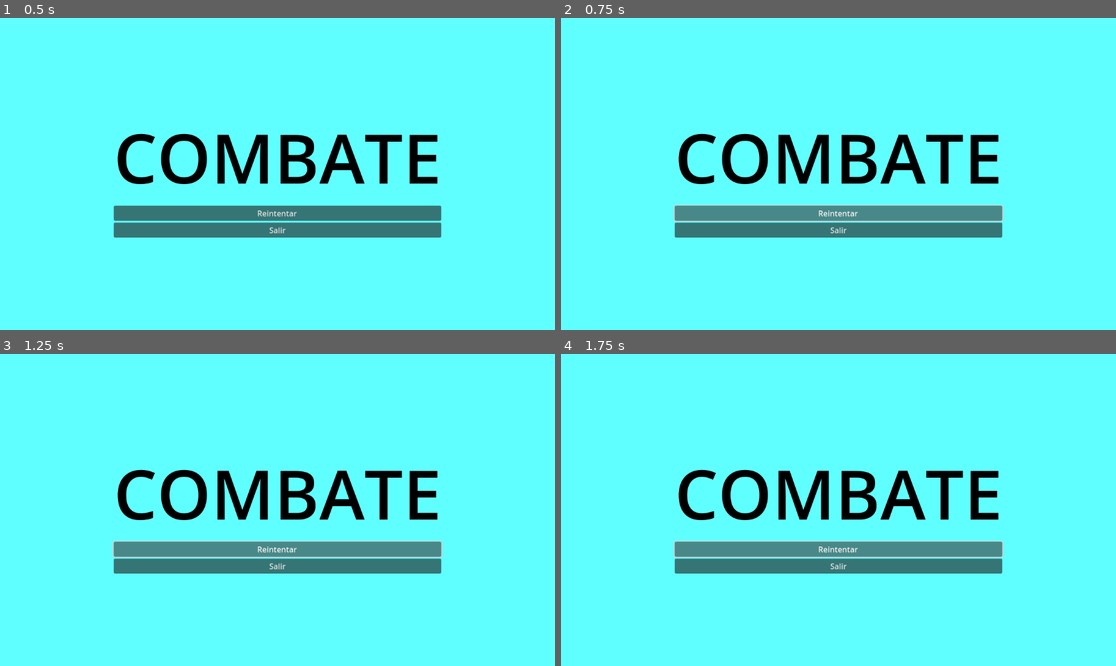
Above: before the commit, frames 1-4 (two rows, left to right).
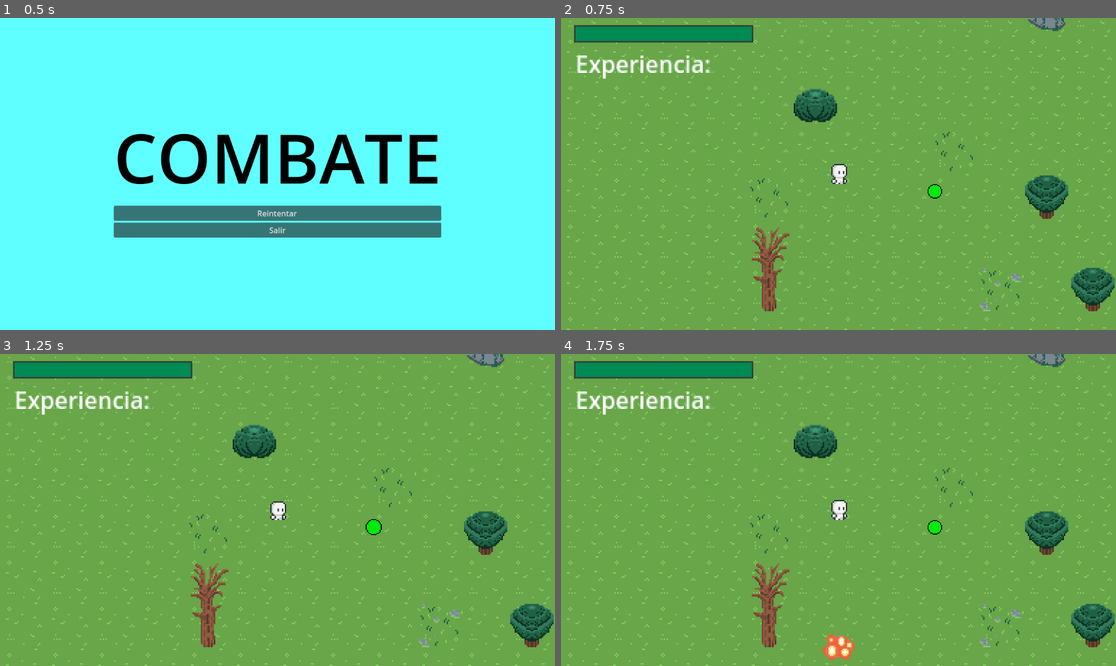
Above: after the commit, the same moments.

Repository: kelvinocampo/GD_TESTS
Game: Godot game, scene res://scenes/GameOver.tscn
Two runs of this game, one before a commit and one after it. Both use one fixed random seed, a clock stepped at 60 frames per second and the inputs below. This scene is started directly instead of the project's main scene.
Inputs (mouse positions are in pixels of both pictures, inside the frame that each line leads up to):
- Up to frame 1 (0.5 s): no input
- Up to frame 2 (0.75 s): click "Reintentar" at 0.5 s
- Up to frame 3 (1.25 s): no input
- Up to frame 4 (1.75 s): click (838, 550) at 1.25 s, where only the run before the commit has a clickable "Reintentar"

Frame 1 is identical in both runs. In frame 2, 100% of the frame differs, in the area x 0-100%, y 0-100%; in frame 3, 100%; in frame 4, 100%.

Commit message:
basic finish of combat test

Diff:
--- a/COMBAT/scenes/GameOver.tscn
+++ b/COMBAT/scenes/GameOver.tscn
@@ -3,6 +3,7 @@
 [ext_resource type="Script" uid="uid://oxixsxn6aa8s" path="res://scripts/game_over.gd" id="1_6bcno"]
 
 [node name="Interfaz" type="CanvasLayer"]
+process_mode = 3
 script = ExtResource("1_6bcno")
 
 [node name="Fondo" type="ColorRect" parent="."]
@@ -11,6 +12,7 @@
 anchor_bottom = 1.0
 grow_horizontal = 2
 grow_vertical = 2
+mouse_filter = 2
 color = Color(0.3764706, 1, 1, 1)
 
 [node name="VBoxContainer" type="VBoxContainer" parent="Fondo"]
--- a/COMBAT/scenes/player.tscn
+++ b/COMBAT/scenes/player.tscn
@@ -298,6 +298,9 @@
 collision_layer = 2
 collision_mask = 5
 script = ExtResource("1_g2els")
+SPEED = null
+max_health = null
+health = null
 
 [node name="CollisionShape2D" type="CollisionShape2D" parent="."]
 position = Vector2(-0.5, 0)
--- a/COMBAT/scripts/game_over.gd
+++ b/COMBAT/scripts/game_over.gd
@@ -1,14 +1,16 @@
 # Script en GameOver.gd
 extends CanvasLayer
 
-func _on_out_pressed() -> void:
-	# Sale de la aplicación
+func _on_retry_pressed():
+	# 1. CLAVE: Despausar el juego
+	get_tree().paused = false
+
+	# 2. Cargar la escena de juego
+	get_tree().change_scene_to_file("res://scenes/game.tscn")
+
+	queue_free()
+
+func _on_out_pressed():
+	# Despausar antes de salir (buena práctica)
+	get_tree().paused = false
 	get_tree().quit()
-
-
-func _on_retry_pressed() -> void:
-	print('aaaaa')
-	# Reinicia la escena actual (Mapa)
-	var escena_actual = get_tree().current_scene.get_path()
-	get_tree().change_scene_to_file(escena_actual)
-	#get_tree().paused = false
--- a/COMBAT/scripts/player.gd
+++ b/COMBAT/scripts/player.gd
@@ -146,5 +146,9 @@
 	# 2. Crear una instancia de la UI
 	var pantalla_derrota = ESCENA_GAMEOVER.instantiate()
 
-	# 3. Añadir la UI al árbol de la escena (Generalmente al nodo principal)
+	# 3. [SUGERENCIA] Pasa cualquier dato antes de añadirlo
+	# Asume que tu script de GameOver tiene una variable 'final_score'
+	# pantalla_derrota.final_score = self.puntuacion_actual
+
+	# 4. Añadir la UI al árbol de la escena
 	get_tree().get_root().add_child(pantalla_derrota)
